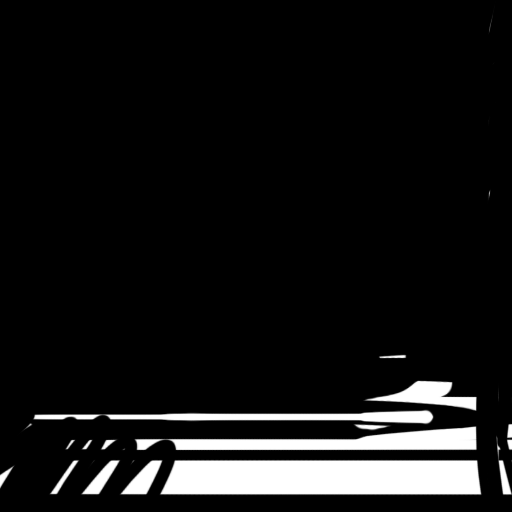
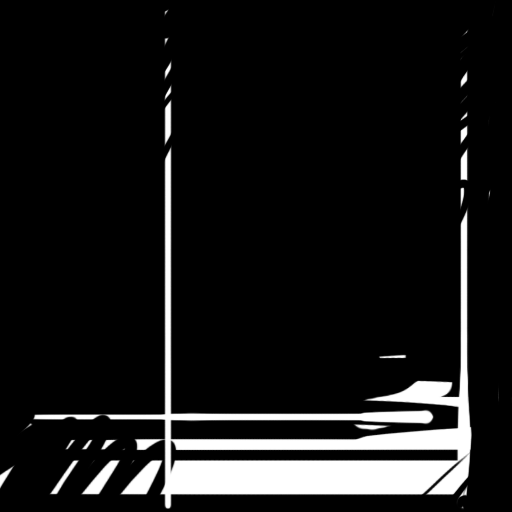
Two versions of the same layered image (512px x 512px). Layer-by-layer changes:
added layer "Layer 3" above "Layer 2" over [164, 9, 512, 510]
added layer "Layer 2" above "Layer 1" over [164, 9, 172, 509]
